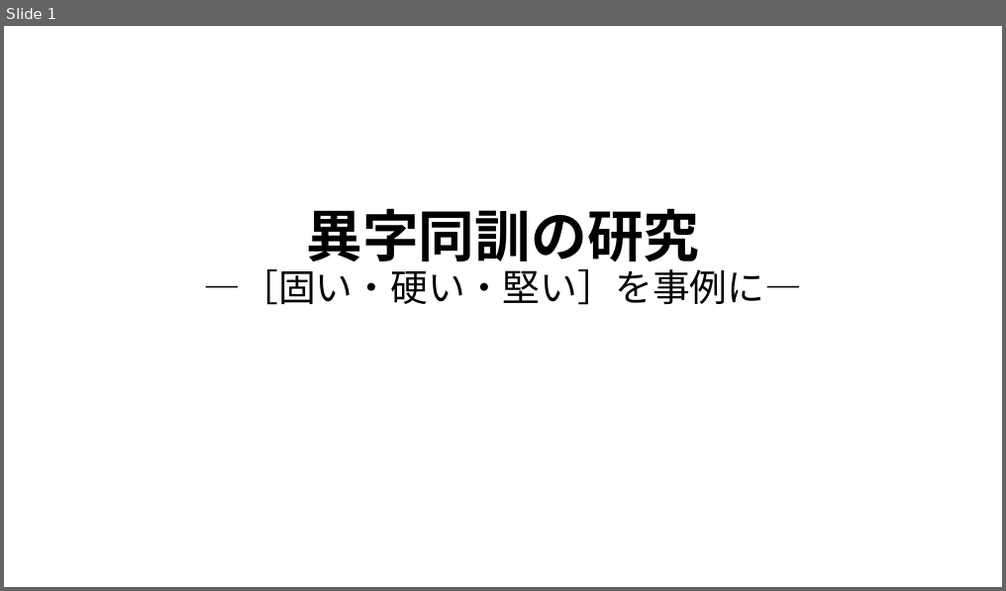
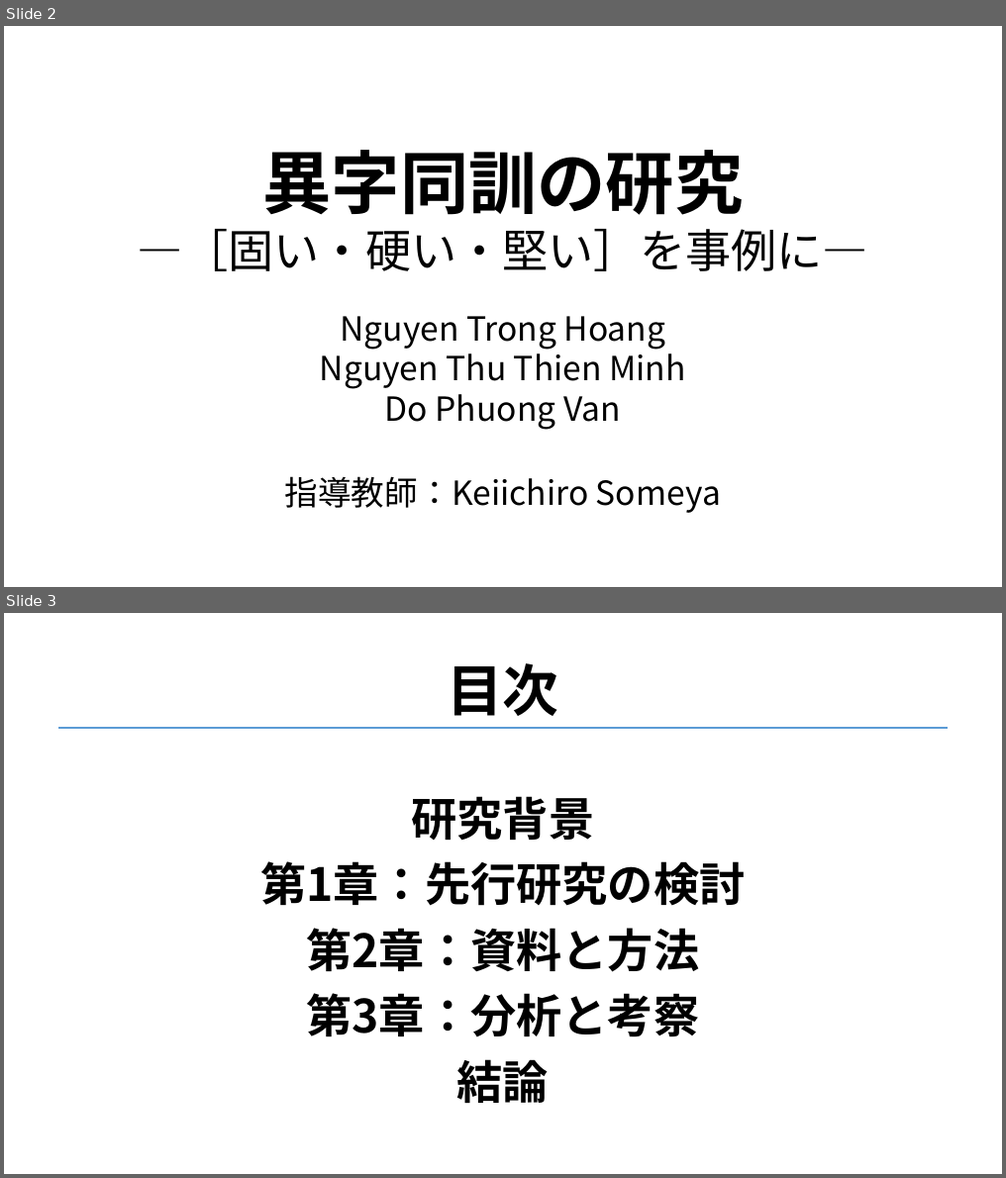
Before and after one commit to 3x3y3z3t/paper, a slide deck: 発表用/PPT.pptx. Shown one above the other, each under a label of ours: slide 1 before the commit, slides 2 and 3 after it. The pictures are 1006x591 and 1006x1178 pixels, drawn with LibreOffice and Linux fonts; fonts in the diff are those of the drawing; background and template pictures are left out. Boxes give left, top, right and bottom in pixels: in the first picture for what was removed or moved away, otherwise in the second. Text is boxed around its words. In the diff, an @@ line names an element or a change of style, - is before the commit and + after.

```diff
--- a/発表用/PPT.pptx
+++ b/発表用/PPT.pptx
@@ slide 3 added at [4,613,1002,1174], background picture (left out) @@
@@ text added at [447,663,558,716], 54 pt, text #000000, bold @@
+目次
@@ line added from (58, 728) to (947, 728), #5B9BD5 1.5 pt @@
@@ text added at [260,796,745,1103], 44 pt, text #000000, bold @@
+研究背景
+第1章：先行研究の検討
+第2章：資料と方法
+第3章：分析と考察
+結論
@@ what was slide 1 is now slide 2 @@
@@ slide 2 changed as well @@
@@ text "異字同訓の研究 ―［固い・硬い・堅い］を事例に―": place and size @@
-text "異字同訓の研究 ―［固い・硬い・堅い］を事例に―" at [204,208,803,305]
+text "異字同訓の研究 ―［固い・硬い・堅い］を事例に―" at [137,150,868,272]
@@ text "異字同訓の研究 ―［固い・硬い・堅い］を事例に―" at [137,150,868,272]: size 54 to 66 pt in "異字同訓の研究"; size 36 to 44 pt in "―［固い・硬い・堅い］を事例に―"; line spacing 0.9 to 1 @@
@@ text added at [320,316,685,430], 32 pt, text #000000 @@
+Nguyen Trong Hoang
+Nguyen Thu Thien Minh
+Do Phuong Van
@@ text added at [285,476,721,513], 32 pt, text #000000 @@
+指導教師：Keiichiro Someya
```
Also in this commit, not shown: 21 other slides added, 1 other file.
